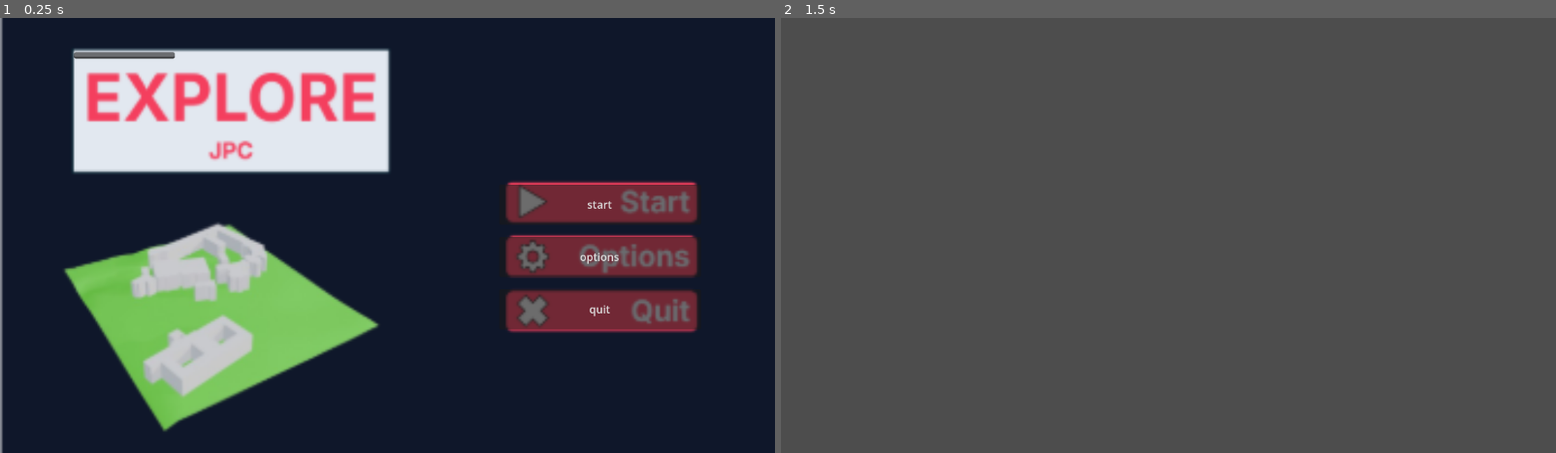
Above: before the commit, frames 1-2 (left to right).
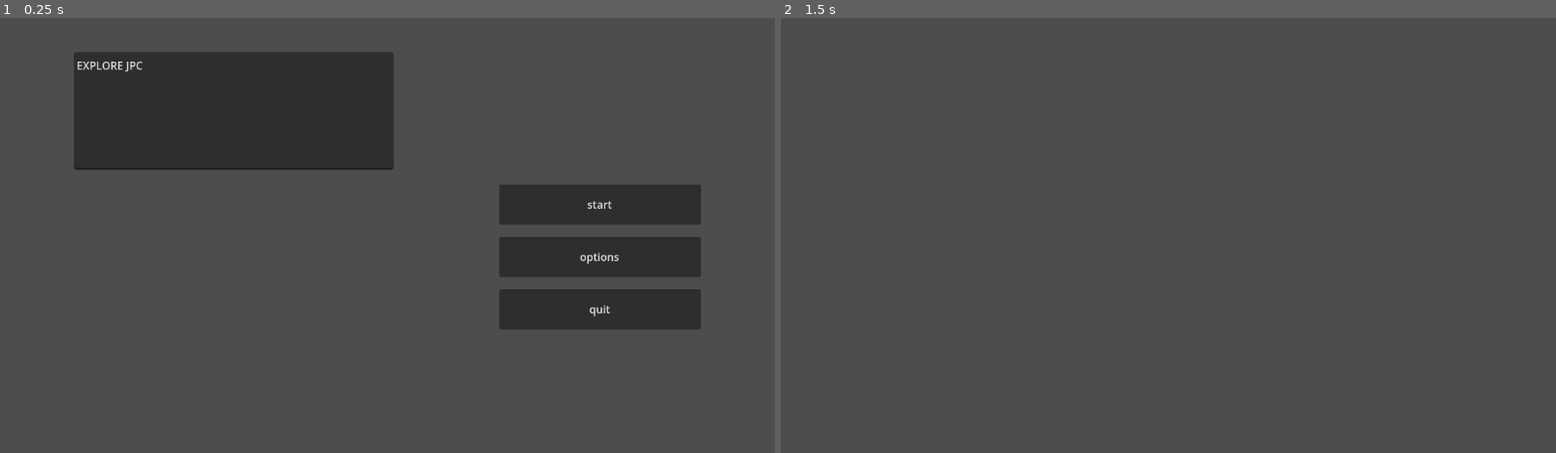
Above: after the commit, the same moments.

Repository: All-an-Huang/EXPLOREJPC
Game: Godot game, scene res://scenes/main_menu.tscn
The game is run twice, just before and just after one commit, with the same random seed, the same clock (stepped at 60 frames per second) and the same inputs.
Inputs:
- Up to frame 1 (0.25 s): no input
- Up to frame 2 (1.5 s): click "start" at 0.5 s; tap Enter at 1.25 s

The runs differ from the first frame. In frame 1, 99% of the frame differs, in the area x 0-100%, y 0-100%; in frame 2, nothing differs.

Commit message:
main menu prototype finished

Diff:
--- a/explorejpcgame/scenes/main_menu.tscn
+++ b/explorejpcgame/scenes/main_menu.tscn
@@ -13,6 +13,7 @@
 script = ExtResource("1_l6cm7")
 
 [node name="template" type="TextureRect" parent="." unique_id=1008210019]
+visible = false
 layout_mode = 1
 anchors_preset = 15
 anchor_right = 1.0
@@ -83,7 +84,7 @@
 layout_mode = 2
 
 [node name="title" type="TextEdit" parent="margin container/title h box/title v box" unique_id=1783433125]
-custom_minimum_size = Vector2(150, 10)
+custom_minimum_size = Vector2(475, 175)
 layout_mode = 2
 text = "EXPLORE JPC"
 
Binary file added: explorejpcgame/option_menu.png
Not shown, added: explorejpcgame/option_menu.png.import
